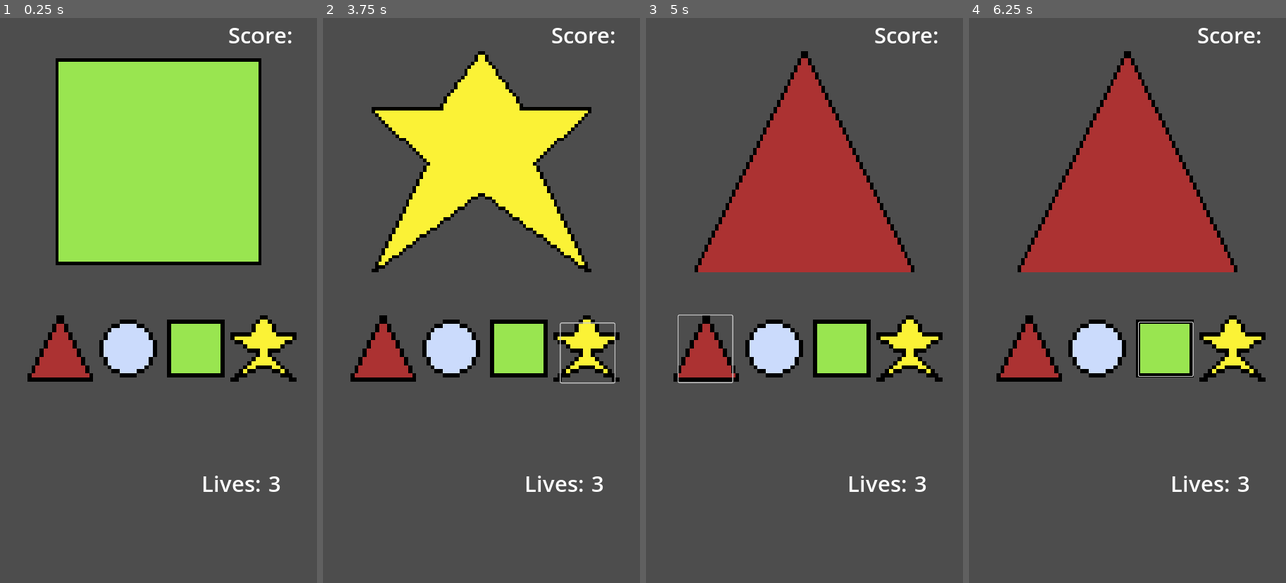
Above: before the commit, frames 1-4 (left to right).
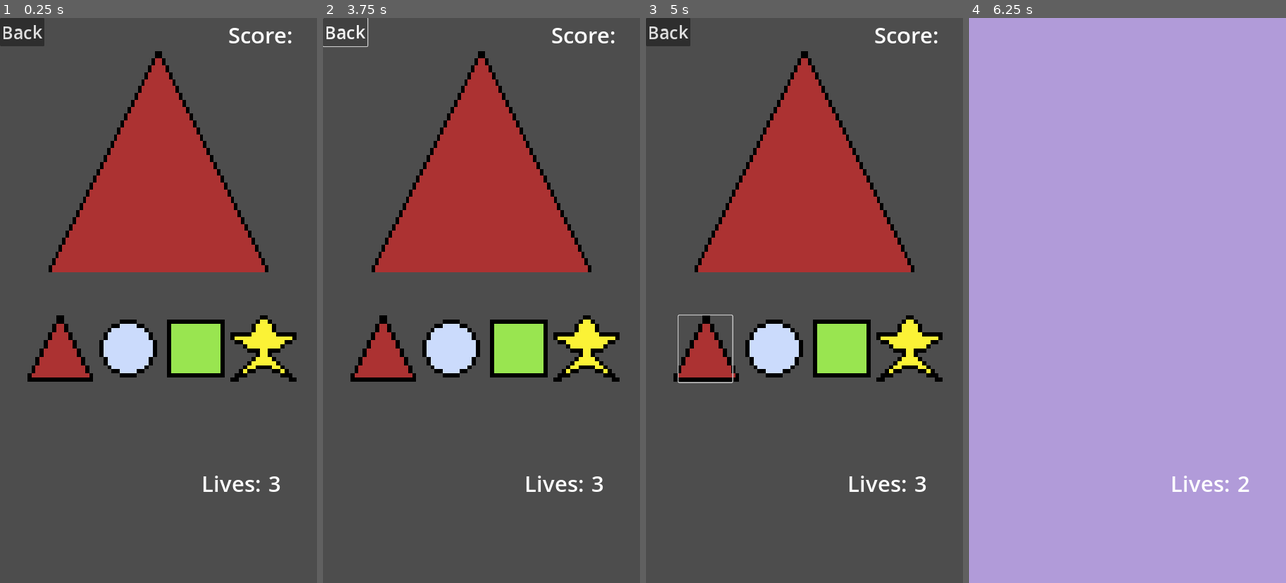
Above: after the commit, the same moments.

Repository: Yenoshome/Shape-Pattern
Game: Godot game, scene res://Scenes/main.tscn
The game is run twice, just before and just after one commit, with the same random seed, the same clock (stepped at 60 frames per second) and the same inputs.
Inputs (mouse positions are in pixels of both pictures, inside the frame that each line leads up to):
- Up to frame 1 (0.25 s): no input
- Up to frame 2 (3.75 s): click (383, 351) at 0.5 s; click (452, 345) at 1.25 s; click (519, 351) at 2 s; click (586, 351) at 2.75 s; click (345, 29) at 3.5 s, where only the run after the commit has a clickable "Back"
- Up to frame 3 (5 s): click (706, 351) at 4.25 s
- Up to frame 4 (6.25 s): click (1098, 345) at 5 s; click (1165, 351) at 5.75 s

The runs differ from the first frame. In frame 1, 25% of the frame differs, in the area x 0-85%, y 0-45%; in frame 2, 17%; in frame 3, 0.7%; in frame 4, 100%, in the area x 0-100%, y 0-100%.

Commit message:
New Update 3

Diff:
--- a/Scenes/main.tscn
+++ b/Scenes/main.tscn
@@ -142,9 +142,16 @@
 wait_time = 2.0
 one_shot = true
 
+[node name="Button" type="Button" parent="."]
+offset_right = 8.0
+offset_bottom = 8.0
+theme_override_font_sizes/font_size = 40
+text = "Back"
+
 [connection signal="pressed" from="GameUI/SmallBoxesContainer/SmallBox1/TriangleButton" to="." method="_on_triangle_button_pressed"]
 [connection signal="pressed" from="GameUI/SmallBoxesContainer/SmallBox2/CircleButton" to="." method="_on_circle_button_pressed"]
 [connection signal="pressed" from="GameUI/SmallBoxesContainer/SmallBox3/SquareButton" to="." method="_on_square_button_pressed"]
 [connection signal="pressed" from="GameUI/SmallBoxesContainer/SmallBox4/StarButton" to="." method="_on_star_button_pressed"]
 [connection signal="timeout" from="SequenceTimer" to="." method="_on_sequence_timer_timeout"]
 [connection signal="timeout" from="ResetTimer" to="." method="_on_reset_timer_timeout"]
+[connection signal="pressed" from="Button" to="." method="_on_button_pressed"]
--- a/Scenes/options_menu.tscn
+++ b/Scenes/options_menu.tscn
@@ -49,28 +49,6 @@
 
 3. Something"
 
-[node name="Difficulty_Container" type="HBoxContainer" parent="."]
-layout_mode = 0
-offset_left = 144.0
-offset_top = 708.0
-offset_right = 512.0
-offset_bottom = 750.0
-
-[node name="Difficulty_Label" type="Label" parent="Difficulty_Container"]
-layout_mode = 2
-theme_override_font_sizes/font_size = 30
-text = "Choose Difficulty: "
-
-[node name="Difficulty_Options" type="OptionButton" parent="Difficulty_Container"]
-layout_mode = 2
-item_count = 3
-popup/item_0/text = "Easy"
-popup/item_0/id = 0
-popup/item_1/text = "Normal"
-popup/item_1/id = 1
-popup/item_2/text = "Hard"
-popup/item_2/id = 2
-
 [node name="Back_Button" type="Button" parent="."]
 layout_mode = 0
 offset_left = 55.0
@@ -80,4 +58,20 @@
 theme_override_font_sizes/font_size = 30
 text = "Back"
 
+[node name="HighScoreContainer" type="HBoxContainer" parent="."]
+layout_mode = 0
+offset_left = 107.0
+offset_top = 701.0
+offset_right = 337.0
+offset_bottom = 756.0
+
+[node name="HighScoreLabel" type="Label" parent="HighScoreContainer"]
+layout_mode = 2
+theme_override_font_sizes/font_size = 40
+text = "High Score: "
+
+[node name="HighScoreValue" type="Label" parent="HighScoreContainer"]
+layout_mode = 2
+theme_override_font_sizes/font_size = 40
+
 [connection signal="pressed" from="Back_Button" to="." method="_on_back_button_pressed"]
--- /dev/null
+++ b/Scripts/global_data.gd
@@ -0,0 +1,12 @@
+extends Node
+
+var high_score = 0
+
+# Called when the node enters the scene tree for the first time.
+func _ready():
+	pass # Replace with function body.
+
+
+# Called every frame. 'delta' is the elapsed time since the previous frame.
+func _process(delta):
+	pass
--- a/Scripts/main.gd
+++ b/Scripts/main.gd
@@ -1,5 +1,4 @@
 extends Node2D
-
 
 # VARIABLES
 @export var shapes : Array[Texture2D] = []
@@ -10,45 +9,73 @@
 var is_displaying_sequence = true
 var score = 0
 var lives = 3
+var consec_wins = 0
+var loss_count = 0
 
 # FUNCTIONS
 func _ready():
-	#print ("Script is loading!!")
 	randomize()
-	generate_sequence(4)
+	generate_sequence()
+	update_lives_display()
+	is_displaying_sequence = true
+	current_index = 0
 	display_next_shape()
-	current_index = 0
 
-func generate_sequence(length):
-	if length > shapes.size():
-		print ("Error, length is too much")
-		return
+func generate_sequence():
+	var base_length = 3
+	var sequence_length = base_length + consec_wins
+	sequence_length = max(sequence_length, 3)
 
 	var shuffled_shapes = shapes.duplicate()
 	shuffled_shapes.shuffle()
 
-	shape_sequence = shuffled_shapes.slice(0, length)
+	shape_sequence.clear()
+
+	for i in range(sequence_length):
+		var new_shape = shuffled_shapes[randi() % shuffled_shapes.size()]
+		while shape_sequence.size() > 0 and shape_sequence[shape_sequence.size() - 1] == new_shape:
+			new_shape = shuffled_shapes[randi() % shuffled_shapes.size()]
+		shape_sequence.append(new_shape)
+
 
 
 func reset_game():
 	player_sequence.clear()
 	current_index = 0
 	is_waiting_for_input = false
+	is_displaying_sequence = true
+	generate_sequence()
+	display_next_shape()
 
-	generate_sequence(4)
-	#print ("Hey,new round has started!!!")
+
 
 
 func check_player_sequence():
 	if player_sequence.size() == shape_sequence.size():
 		if player_sequence == shape_sequence:
 			show_graphic("win")
+			consec_wins += 1
 			increase_score()
 		else:
 			show_graphic("lose")
-			decrease_score()
 			decrease_lives()
 		$ResetTimer.start()
+
+
+
+func check_loss_streak():
+	loss_count += 1
+	if loss_count >= 3:
+		reset_consec_wins()
+		game_over()
+	else:
+		reset_game()
+
+
+
+func reset_consec_wins():
+	consec_wins = 0
+
 
 
 func display_next_shape():
@@ -59,14 +86,18 @@
 	else:
 		is_displaying_sequence = false
 		is_waiting_for_input = true
-		print ("Sequence is complete!! Now waiting for player input")
+
 
 
 func _on_sequence_timer_timeout():
 	display_next_shape()
 
+
+
 func update_lives_display():
 	$GameUI/LivesLayer/LivesContainer/LivesValue.text = str(lives)
+
+
 
 func show_graphic(outcome: String):
 	$WinLoseUI/WinGraphic.visible = outcome == "win"
@@ -78,9 +109,8 @@
 	score += 1
 	$GameUI/ScoreContainer/ScoreValue.text = str(score)
 
-func decrease_score():
-	score -= 1
-	$GameUI/ScoreContainer/ScoreValue.text = str(score)
+	if score > GlobalData.high_score:
+		GlobalData.high_score = score
 
 func decrease_lives():
 	lives -= 1
@@ -88,41 +118,39 @@
 	if lives <= 0:
 		game_over()
 
-
 func game_over():
-	print ("Game Over")
+	print("Game Over")
 	lives = 3
 	score = 0
+	consec_wins = 0
 	update_lives_display()
 	$GameUI/ScoreContainer/ScoreValue.text = str(score)
 	reset_game()
-
 
 func _on_triangle_button_pressed():
 	if is_waiting_for_input:
 		player_sequence.append(shapes[0])
 		check_player_sequence()
 
-
 func _on_circle_button_pressed():
 	if is_waiting_for_input:
 		player_sequence.append(shapes[1])
 		check_player_sequence()
-
 
 func _on_square_button_pressed():
 	if is_waiting_for_input:
 		player_sequence.append(shapes[2])
 		check_player_sequence()
 
-
 func _on_star_button_pressed():
 	if is_waiting_for_input:
 		player_sequence.append(shapes[3])
 		check_player_sequence()
 
-
 func _on_reset_timer_timeout():
 	$WinLoseUI/WinGraphic.visible = false
 	$WinLoseUI/LoseGraphic.visible = false
 	reset_game()
+
+func _on_button_pressed():
+	get_tree().change_scene_to_file("res://Scene/main_menu.tscn")
--- a/Scripts/options_menu.gd
+++ b/Scripts/options_menu.gd
@@ -3,7 +3,7 @@
 
 # Called when the node enters the scene tree for the first time.
 func _ready():
-	pass # Replace with function body.
+	update_high_score()
 
 
 # Called every frame. 'delta' is the elapsed time since the previous frame.
@@ -13,3 +13,6 @@
 
 func _on_back_button_pressed():
 	get_tree().change_scene_to_file("res://Scenes/main_menu.tscn")
+
+func update_high_score():
+	$HighScoreContainer/HighScoreValue.text = str(GlobalData.high_score)
--- a/project.godot
+++ b/project.godot
@@ -15,6 +15,10 @@
 config/features=PackedStringArray("4.2", "Mobile")
 config/icon="res://icon.svg"
 
+[autoload]
+
+GlobalData="*res://Scripts/global_data.gd"
+
 [display]
 
 window/size/viewport_width=720
